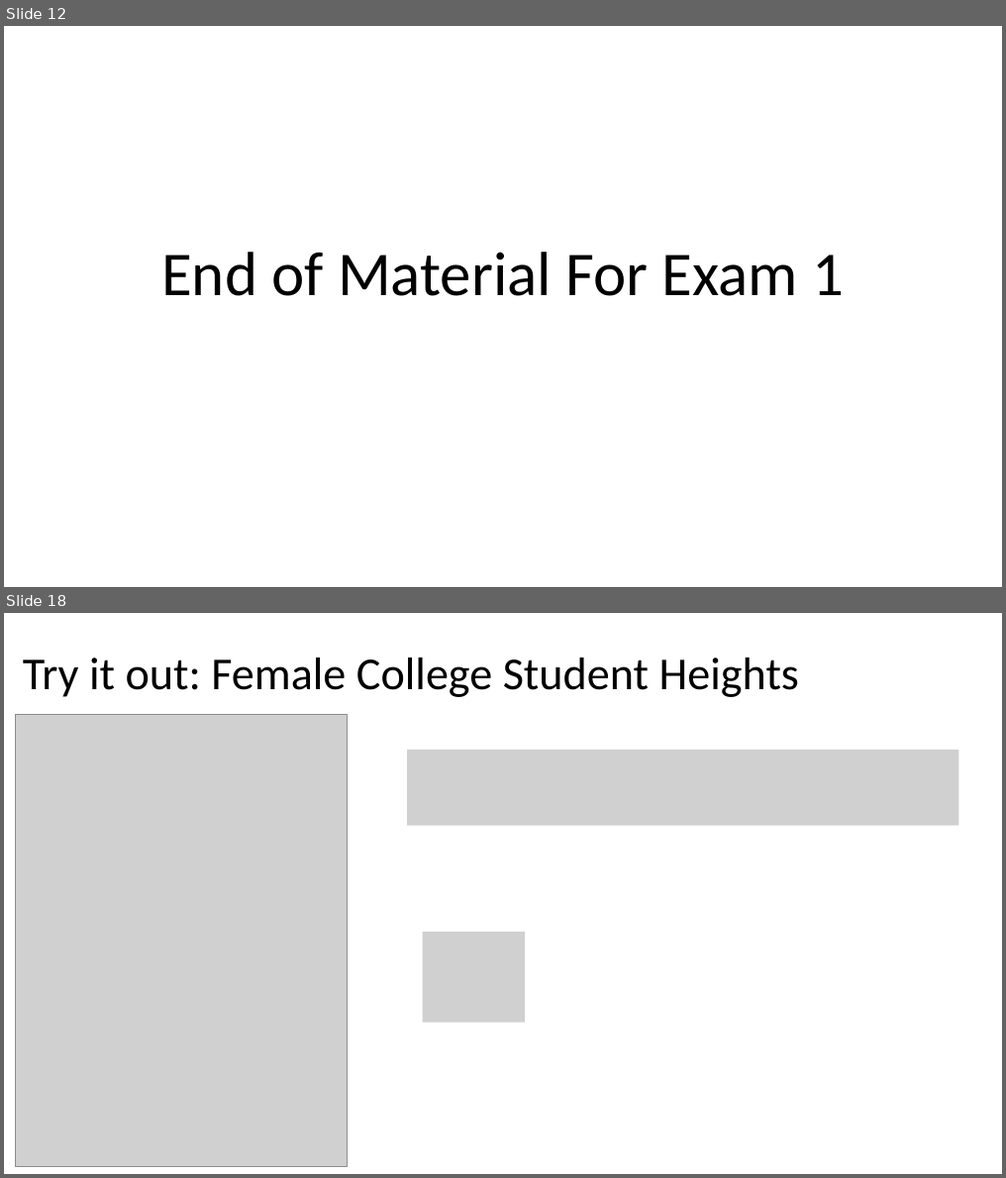
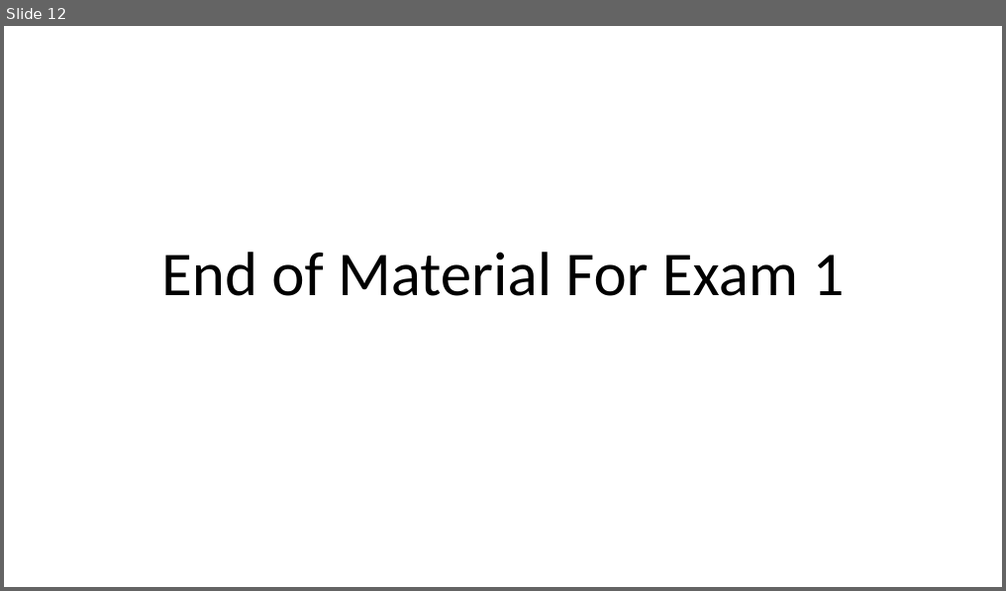
Before and after one commit to Jarred6068/UI_STAT251-03_Spring_2024, a slide deck: docs/lecture_slides/Week 4/Week4_Lecture6_Slides_1_29_2024.pptx. Shown one above the other, each under a label of ours: slides 12 and 18 before the commit, slide 12 after it; the slides between them are not shown. The pictures are 1006x1178 and 1006x591 pixels, drawn with LibreOffice and Linux fonts; fonts in the diff are those of the drawing; grey boxes stand for pictures. Boxes give left, top, right and bottom in pixels: in the first picture for what was removed or moved away, otherwise in the second. Text is boxed around its words. In the diff, an @@ line names an element or a change of style, - is before the commit and + after.

```diff
--- a/docs/lecture_slides/Week 4/Week4_Lecture6_Slides_1_29_2024.pptx
+++ b/docs/lecture_slides/Week 4/Week4_Lecture6_Slides_1_29_2024.pptx
@@ slide 18 removed at (4, 613, 1002, 1174), background #FFFFFF @@
@@ title removed at (23, 658, 799, 697) @@
-Try it out: Female College Student Heights
@@ picture removed at (15, 715, 347, 1167) @@
@@ picture removed at (407, 750, 958, 826) @@
@@ picture removed at (423, 932, 525, 1023) @@
```
Also in this commit, not shown: 8 other slides removed, 4 other files.
